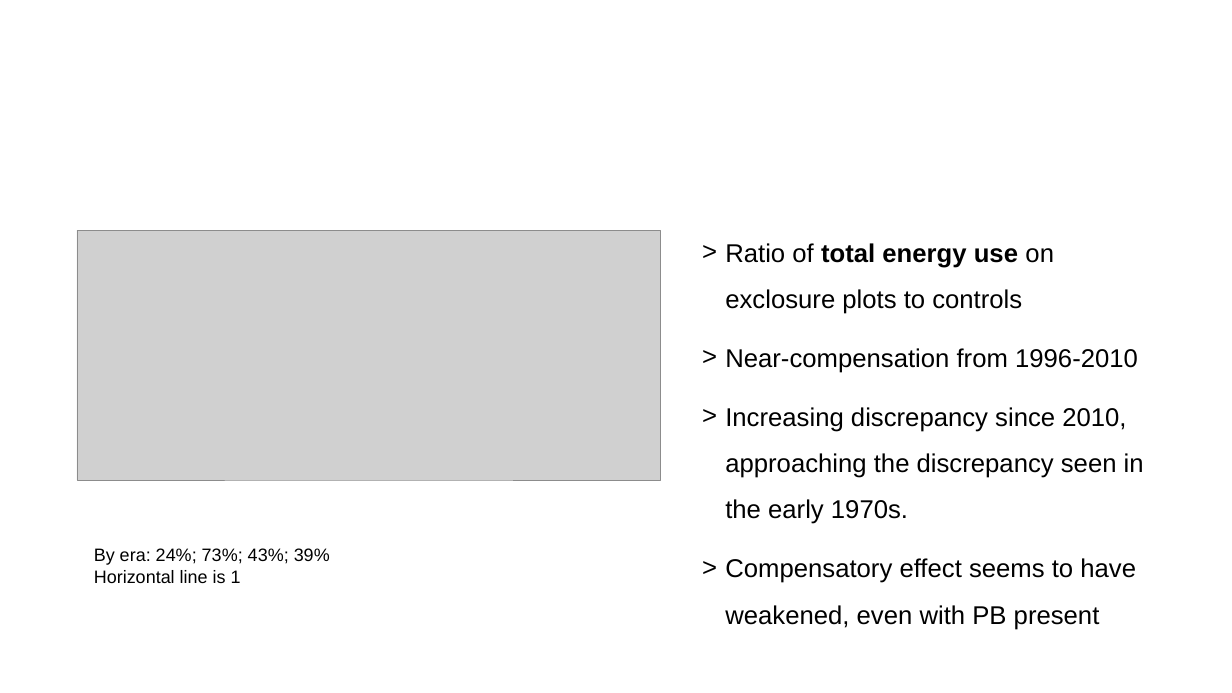
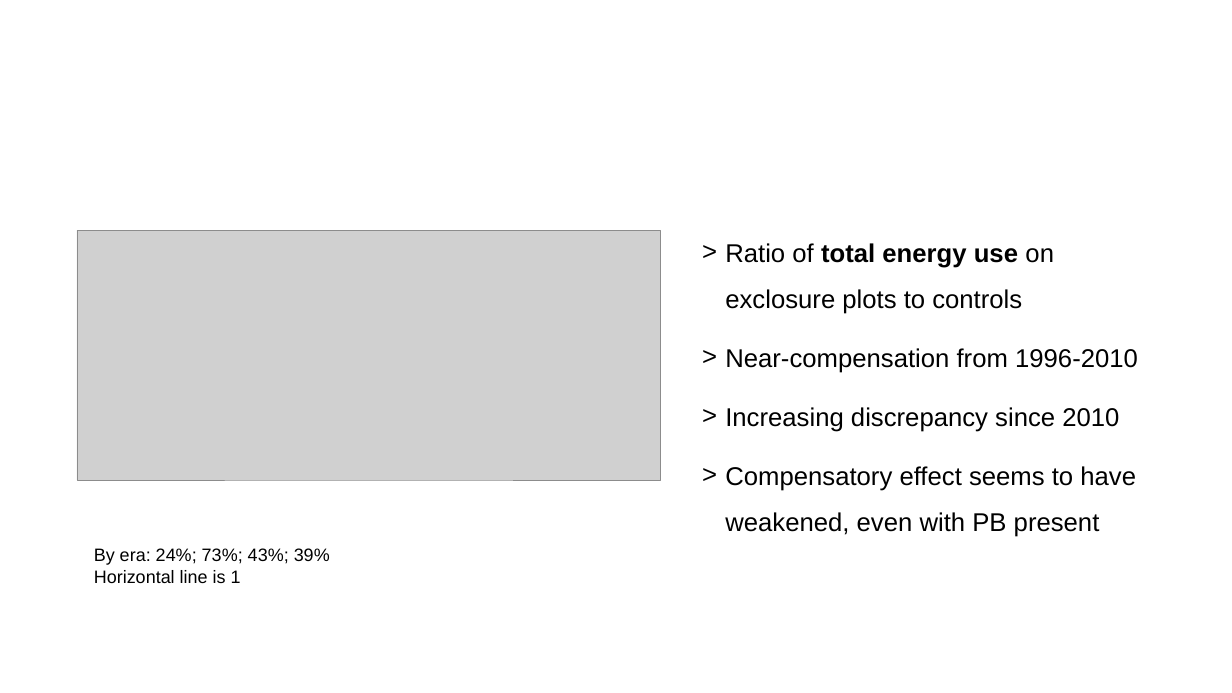
Before and after one commit to diazrenata/squareone, a slide deck: slide 11 of scaffold/old/talk_feb_2.pptx. Drawn at 1232x693 pixels with LibreOffice and Linux fonts; fonts in the diff are those of the drawing; grey boxes stand for pictures. Boxes give left, top, right and bottom in pixels: in the first picture for what was removed or moved away, otherwise in the second. Text is boxed around its words. In the diff, an @@ line names an element or a change of style, - is before the commit and + after.

```diff
--- a/scaffold/old/talk_feb_2.pptx
+++ b/scaffold/old/talk_feb_2.pptx
@@ text at [725,407,1119,432]: text changed @@
-> Increasing discrepancy since 2010, approaching the discrepancy seen in the early 1970s.
+> Increasing discrepancy since 2010
```
Also in this commit, not shown: 4 other slides changed, 30 other files.
